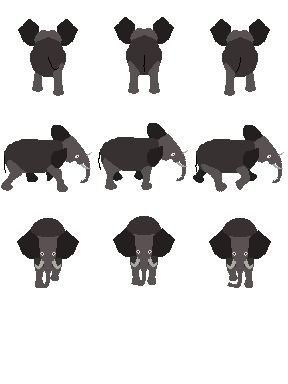
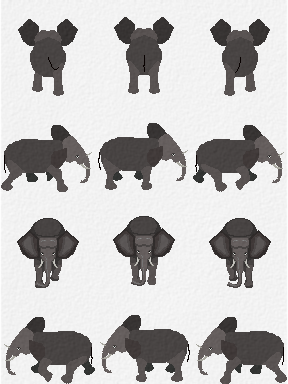
Layer changes from the first (288, 384) image to the second:
added layer "shading" (33%) above "eyes" over [17,216,271,288]
moved "eyes" above "tail", painted on it over [17,153,271,350]
moved "tail" above "tusks", painted on it over [4,55,284,365]
moved "tusks" above "texture", painted on it over [4,150,284,361]
renamed "tail-front" to "texture", opacity 100% → 15%, blend normal → grain extract, painted on it over [0,0,288,384]
painted on "ears-front" over [17,123,271,360]
moved "head-front" above "legs-front", painted on it over [6,134,282,375]
painted on "legs-front" over [1,61,287,384]
painted on "body" over [31,329,284,365]
painted on "head-rear" over [34,28,254,47]
painted on "legs-rear" over [31,358,262,375]
painted on "ears-rear" over [25,123,263,333]
